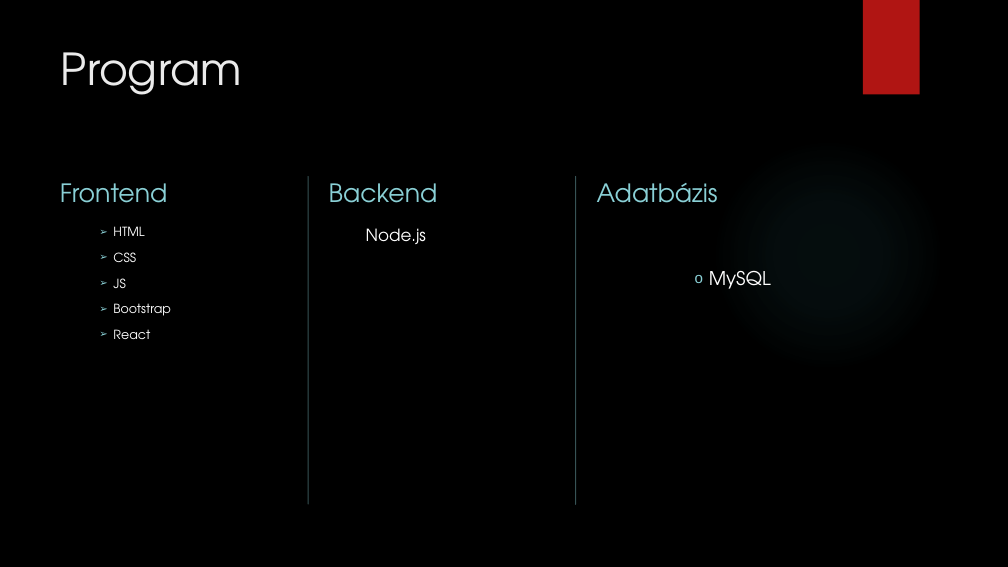
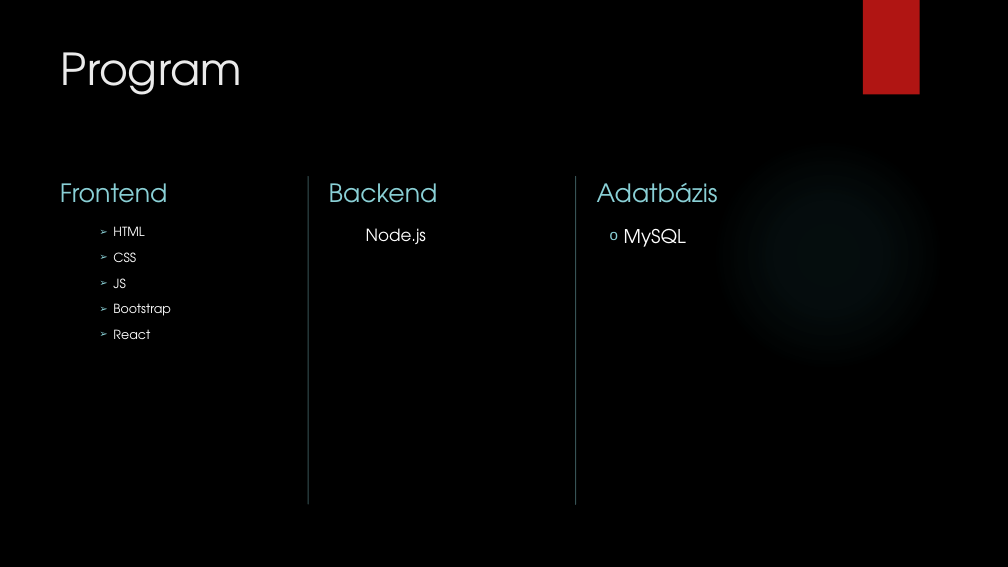
Before and after one commit to mozricsi/zaromunka_kuzdosportok, a slide deck: slide 10 of KüzdőKert.pptx (slide 9 before the commit). Drawn at 1008x567 pixels with LibreOffice and Linux fonts; fonts in the diff are those of the drawing; background and template pictures are left out. Boxes give left, top, right and bottom in pixels: in the first picture for what was removed or moved away, otherwise in the second. Text is boxed around its words. In the diff, an @@ line names an element or a change of style, - is before the commit and + after.

```diff
--- a/KüzdőKert.pptx
+++ b/KüzdőKert.pptx
@@ text "MySQL": place and size @@
-text "MySQL" at (709, 270, 771, 289)
+text "MySQL" at (624, 228, 686, 247)
```
Also in this commit, not shown: 5 other slides changed.
